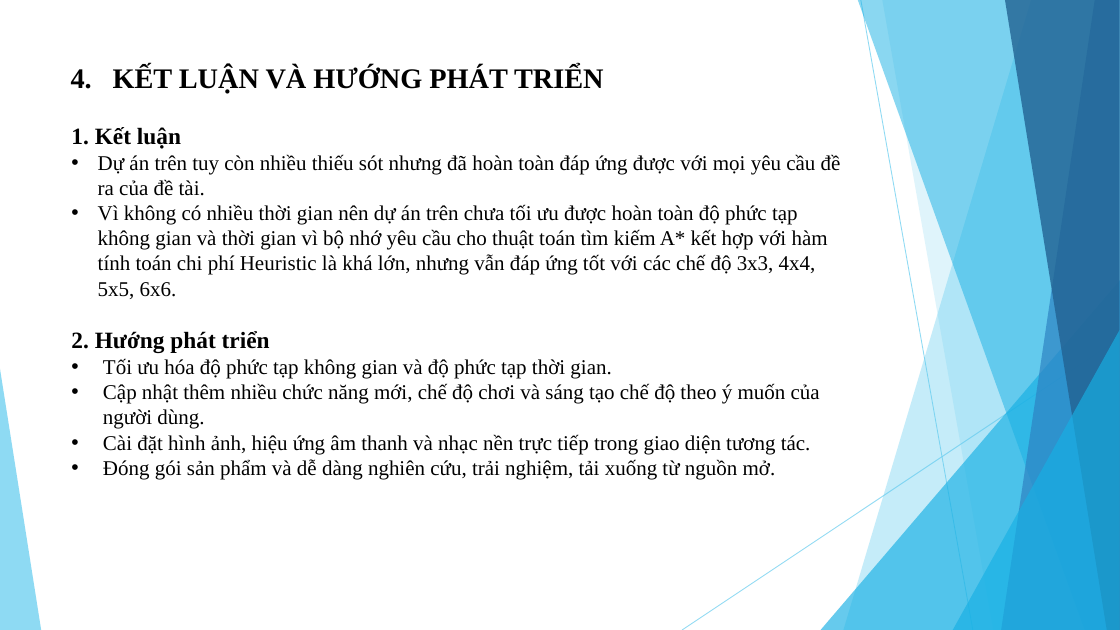
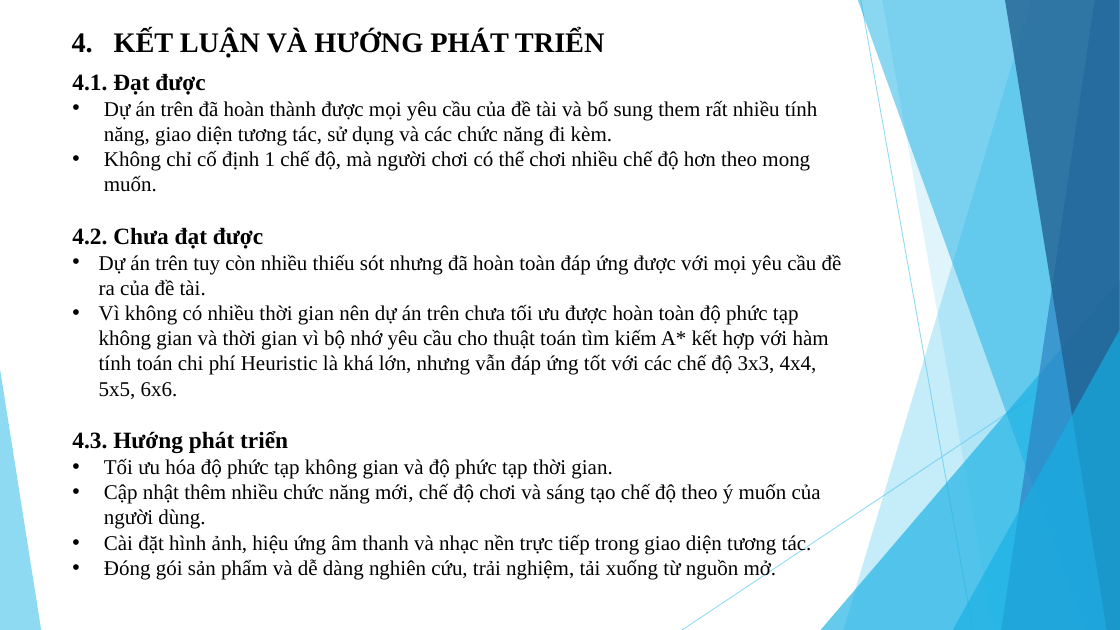
Before and after one commit to dotuangv/Game_Puzzle, a slide deck: slide 8 of BaoCao/PowerPoint_PBL2.pptx. Drawn at 1120x630 pixels with LibreOffice and Linux fonts; fonts in the diff are those of the drawing. Boxes give left, top, right and bottom in pixels: in the first picture for what was removed or moved away, otherwise in the second. Text is boxed around its words. In the diff, an @@ line names an element or a change of style, - is before the commit and + after.

```diff
--- a/BaoCao/PowerPoint_PBL2.pptx
+++ b/BaoCao/PowerPoint_PBL2.pptx
@@ title "4. KẾT LUẬN VÀ HƯỚNG ...": place and size @@
-title "4. KẾT LUẬN VÀ HƯỚNG ..." at [71,66,604,93]
+title "4. KẾT LUẬN VÀ HƯỚNG ..." at [72,30,605,57]
@@ text "4.1. Đạt được": place and size @@
-text "4.1. Đạt được" at [71,127,841,480]
+text "4.1. Đạt được" at [72,73,842,580]
@@ text at [72,73,818,249]: text changed; size 20 to 18 pt; bold off @@
-1. Kết luận
+4.1. Đạt được
+• Dự án trên đã hoàn thành được mọi yêu cầu của đề tài và bổ sung them rất nhiều tính năng, giao diện tương tác, sử dụng và các chức năng đi kèm.
+• Không chỉ cố định 1 chế độ, mà người chơi có thể chơi nhiều chế độ hơn theo mong muốn.
+4.2. Chưa đạt được
@@ text at [72,431,288,453]: text changed @@
-2. Hướng phát triển
+4.3. Hướng phát triển
```
Also in this commit, not shown: 1 other slide changed, 2 slides added, 1 slide removed, 3 other files.
